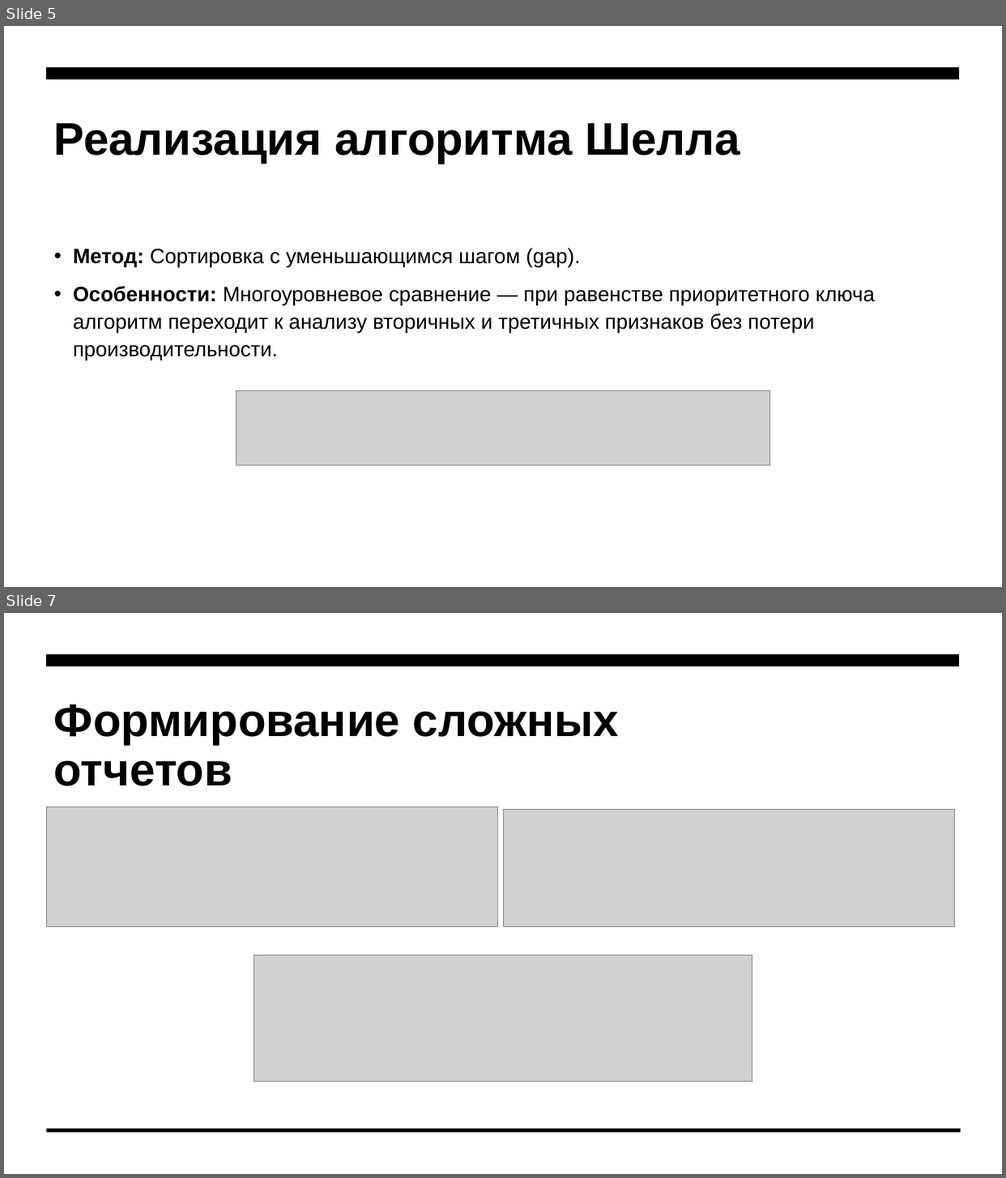
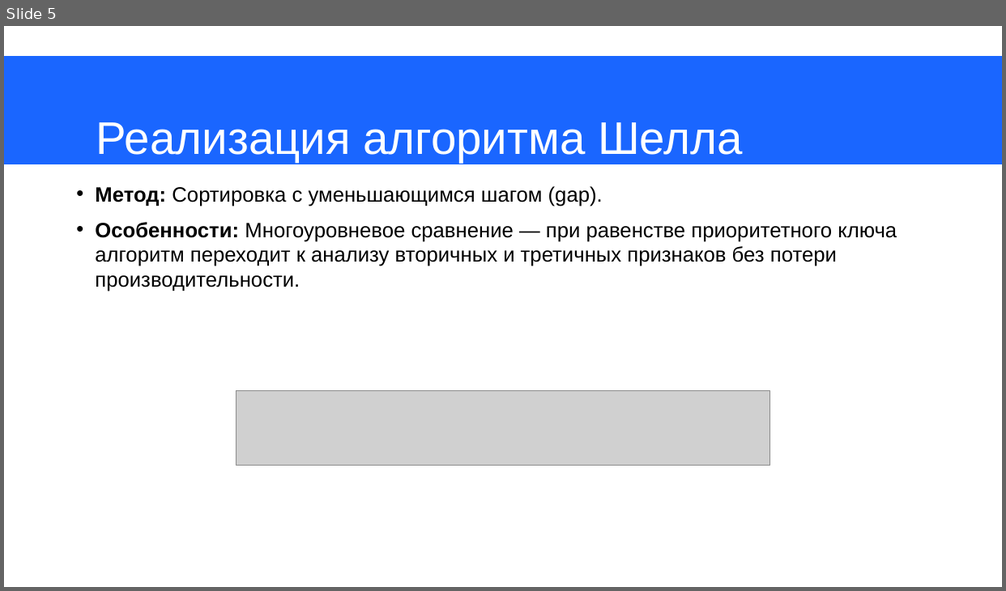
Before and after one commit to BenyDix/Realtor-Agency, a slide deck: docs/Презентация к проекту.odp. Shown one above the other, each under a label of ours: slides 5 and 7 before the commit, slide 5 after it; the slides between them are not shown. The pictures are 1006x1178 and 1006x591 pixels, drawn with LibreOffice and Linux fonts; fonts in the diff are those of the drawing; grey boxes stand for pictures. Boxes give left, top, right and bottom in pixels: in the first picture for what was removed or moved away, otherwise in the second. Text is boxed around its words. In the diff, an @@ line names an element or a change of style, - is before the commit and + after.

```diff
--- a/docs/Презентация к проекту.odp
+++ b/docs/Презентация к проекту.odp
@@ slide 7 removed at [4, 613, 1002, 1174], background #FFFFFF @@
@@ freeform shape removed at [4, 613, 1002, 1174] @@
@@ freeform shape removed at [47, 655, 960, 667] @@
@@ title removed at [54, 705, 619, 786] @@
-Формирование сложных отчетов
@@ picture removed at [47, 807, 498, 927] @@
@@ picture removed at [503, 810, 955, 927] @@
@@ picture removed at [253, 955, 752, 1082] @@
@@ freeform shape removed at [47, 1122, 960, 1125] @@
@@ freeform shape removed at [47, 1129, 961, 1132] @@
@@ slide 5 changed as well @@
@@ freeform shape: place and size @@
-freeform shape at [47, 68, 960, 80]
+freeform shape at [4, 56, 1002, 165]
@@ freeform shape at [4, 56, 1002, 165]: fill #000000 to #1A66FF @@
@@ title "Реализация алгоритма Шелла": place and size @@
-title "Реализация алгоритма Шелла" at [54, 123, 739, 164]
+title "Реализация алгоритма Шелла" at [96, 122, 743, 162]
@@ title "Реализация алгоритма Шелла" at [96, 122, 743, 162]: text colour #000000 to #FFFFFF, bold off @@
@@ text "Метод: Сортировка с уменьшающимся шагом ...": place and size @@
-text "Метод: Сортировка с уменьшающимся шагом ..." at [73, 248, 875, 361]
+text "Метод: Сортировка с уменьшающимся шагом ..." at [95, 186, 897, 292]
@@ text "Метод: Сортировка с уменьшающимся шагом ..." at [95, 186, 897, 292]: line spacing 1.1 to 1 @@
```
Also in this commit, not shown: 7 other slides changed, 1 slide added, 2 other files.
